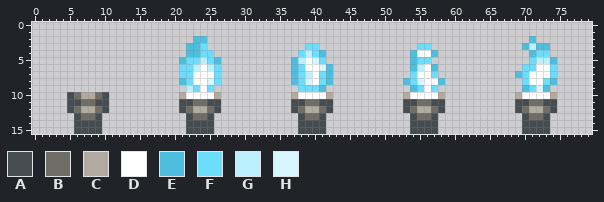
Sprite sheet, stored at Leore/Content/torch.png. The picture above is the old version.
The file is 80x16 pixels.
Palette (. is transparent): A #464d50  B #6e6e67  C #b2aaa1  D #ffffff  E #4ebede  F #6dddfd  G #bcf0ff  H #d7f6ff
After the commit:
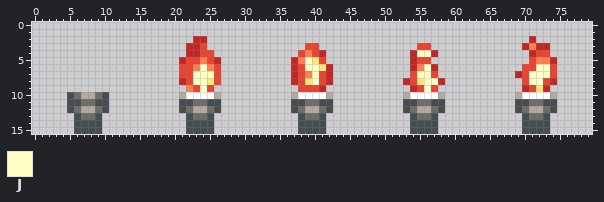
Colours new in this view: J #ffffc6
Difference:
colour E: #4ebede -> #bf2824
colour F: #6dddfd -> #e74431
colour G: #bcf0ff -> #ff804d
colour H: #d7f6ff -> #ffe777
y 4: x 55..56 DD -> JJ
y 5: x 39 D -> J
y 6: x 24 D -> J; x 39..40 DD -> JJ; x 56 D -> J; x 72..73 DD -> JJ
y 7: x 23..25 DDD -> JJJ; x 40 D -> J; x 55..56 DD -> JJ; x 71..73 DDD -> JJJ
y 8: x 23..24 DD -> JJ; x 40 D -> J; x 56..57 DD -> JJ; x 71..72 DD -> JJ
y 9: x 24 D -> J; x 56 D -> J
Where, in picture pixels (left, top, right, bottom), the same in both pictures:
changed: (179, 36, 221, 92)
changed: (515, 36, 557, 92)
changed: (291, 43, 333, 92)
changed: (403, 43, 445, 92)
